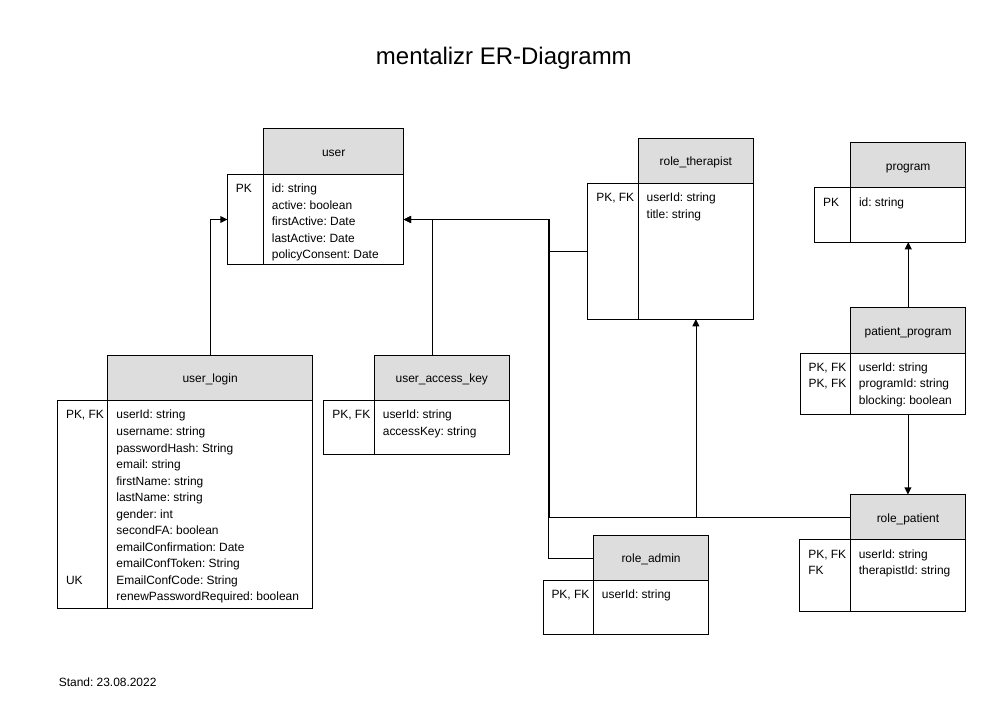
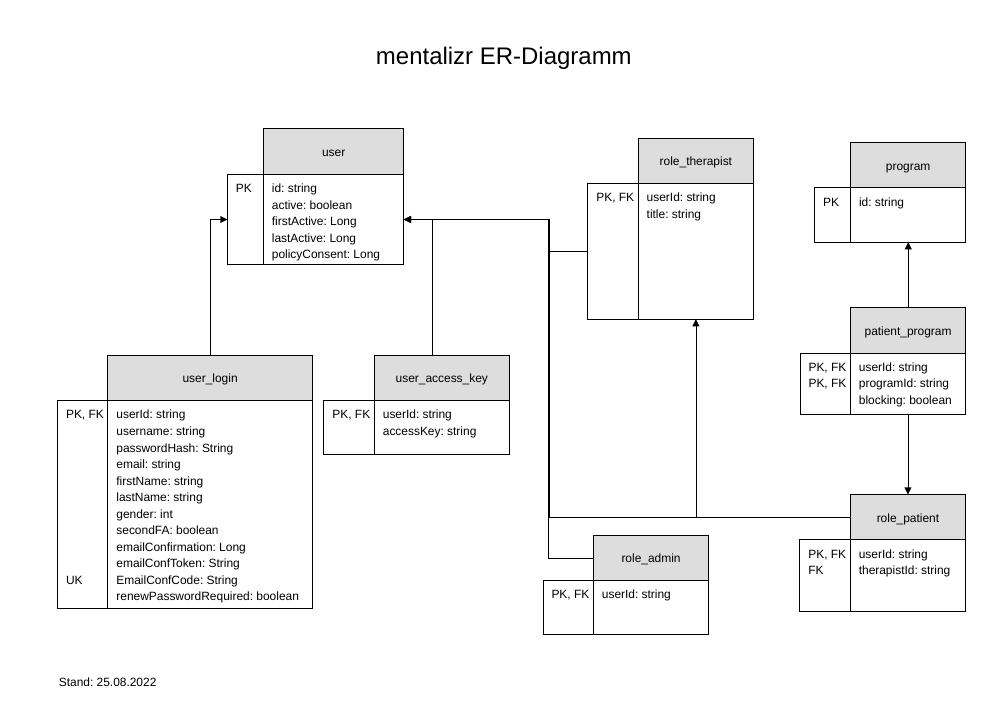
Before and after one commit to mentalizr/m7r-persistence-rdbms, a slide deck: slide 1 of doc/mentalizr-erd.odp. Drawn at 1008x713 pixels with LibreOffice and Linux fonts; fonts in the diff are those of the drawing. Boxes give left, top, right and bottom in pixels: in the first picture for what was removed or moved away, otherwise in the second. Text is boxed around its words. In the diff, an @@ line names an element or a change of style, - is before the commit and + after.

Commit message:
Dates as Long

```diff
--- a/doc/mentalizr-erd.odp
+++ b/doc/mentalizr-erd.odp
@@ text in rectangle at [272,216,380,261]: text changed @@
-firstActive: Date
-lastActive: Date
-policyConsent: Date
+firstActive: Long
+lastActive: Long
+policyConsent: Long
@@ text in rectangle at [116,542,246,553]: text changed @@
-emailConfirmation: Date
+emailConfirmation: Long
@@ text at [59,677,157,686]: text changed @@
-Stand: 23.08.2022
+Stand: 25.08.2022
```
Also in this commit, not shown: 7 other files.
